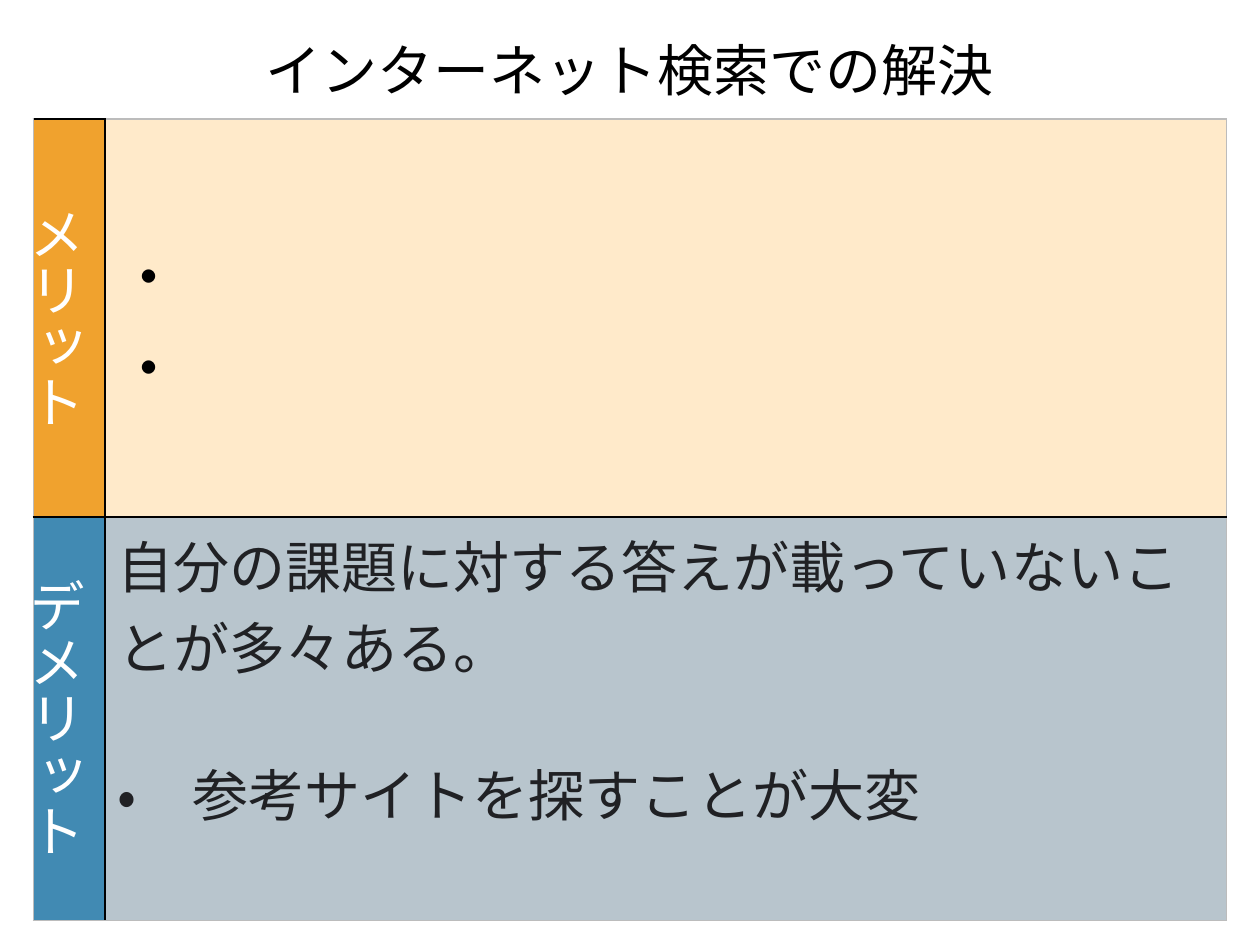
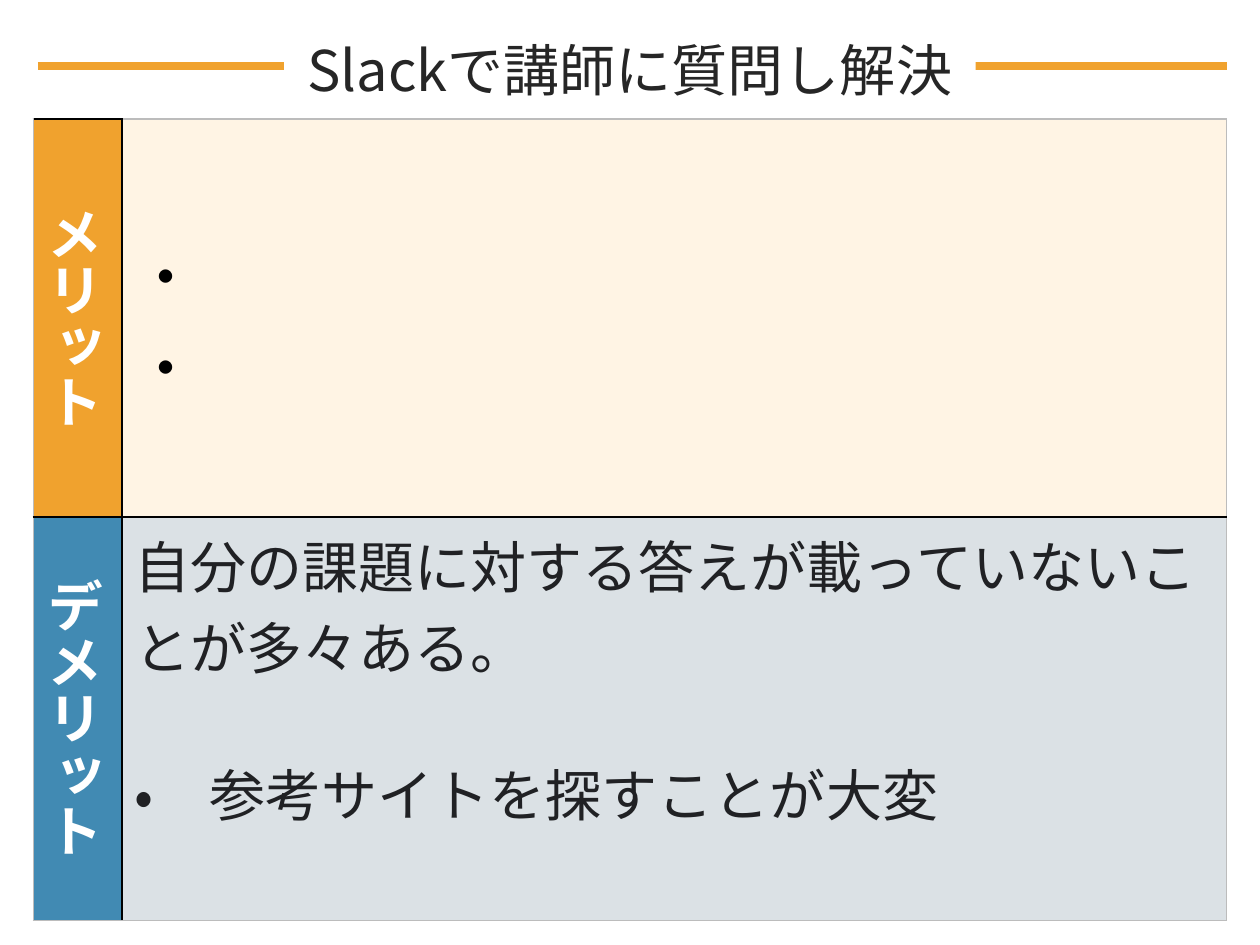
Before and after one commit to DOJO-2021/D-2, a slide deck: slide 9 of documents/プレゼン/Knowledge Holder_清書版.pptx (slide 8 before the commit). Drawn at 1260x945 pixels with LibreOffice and Linux fonts; fonts in the diff are those of the drawing. Boxes give left, top, right and bottom in pixels: in the first picture for what was removed or moved away, otherwise in the second. Text is boxed around its words. In the diff, an @@ line names an element or a change of style, - is before the commit and + after.

```diff
--- a/documents/プレゼン/Knowledge Holder_清書版.pptx
+++ b/documents/プレゼン/Knowledge Holder_清書版.pptx
@@ text removed at box(266, 44, 994, 96) @@
-インターネット検索での解決
@@ text added at box(307, 44, 952, 96), 32 pt, text #262626 @@
+Slackで講師に質問し解決
@@ line added from (38, 66) to (1226, 66), #F0A22E 4.5 pt @@
@@ table at box(34, 118, 1227, 915) @@
@@ fill #FFEACA to #FFEACA at 50% opacity in row 1, column 2 @@
@@ fill #B8C5CD to #B8C5CD at 50% opacity in row 2, column 2 @@
@@ bold on in "メリット", "デメリット" @@
```
Also in this commit, not shown: 22 other slides changed, 6 slides added, 2 slides removed.
